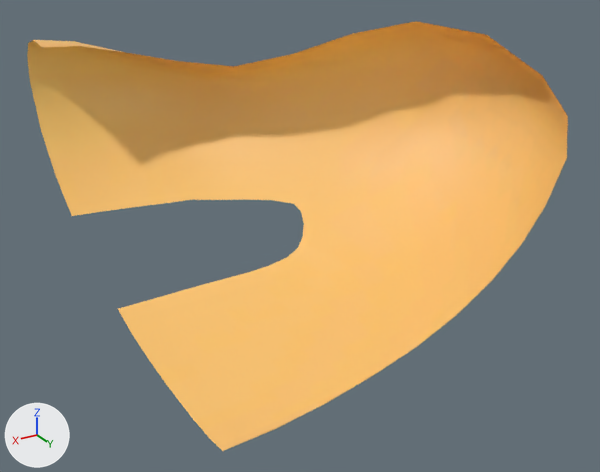
The Blender file 3DObjects/Sonic/Final/Rigged/MouthShtuff.blend as it was, and as the next commit left it.
The view is the same before and after, from a 50 mm camera at (5.59, 12.06, 79.77) aimed at (-4.99, -5.57, 70.95). Lighting does not change. The marker at lower left points along +X, +Y and +Z. The same objects are shown in both versions, whatever each file hides.

Script lines for the objects in view, before the commit:
```python
me_sonic_root = bpy.data.meshes.new('sonic_Root')
me_sonic_root.from_pydata(...)  # 168 vertices, 140 faces; spans x -6.04..4.62, y -6.55..5.67, z -2.69..4.36
me_sonic_root.materials.append(mat_mouth)  # picture img_mouth_df_png
ob_sonic_root = bpy.data.objects.new('sonic_Root', me_sonic_root)
ob_sonic_root.location = (-4.62, -5.87, 71.98)
```
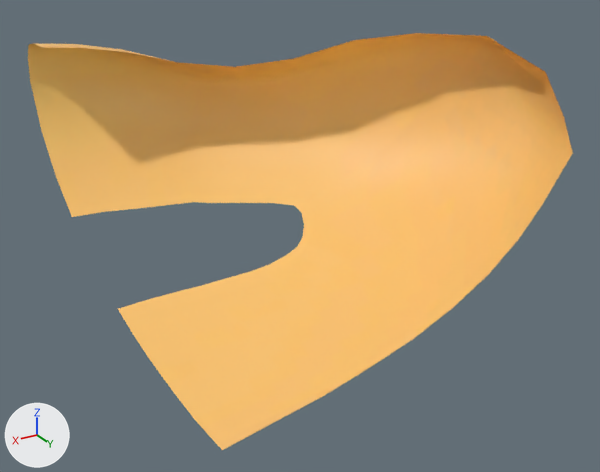
What changed in the scene script:
```text
Change ob_sonic_root:
    add _m = ob_sonic_root.modifiers.new('Shrinkwrap', 'SHRINKWRAP')
    add _m.target = ob_base
```

Where the change shows, as pixel boxes [x1, y1, x2, y2] in the pictures (600 x 472 px):
'sonic_Root', modifiers changed: before [27, 21, 568, 451]; after [28, 33, 573, 450]
